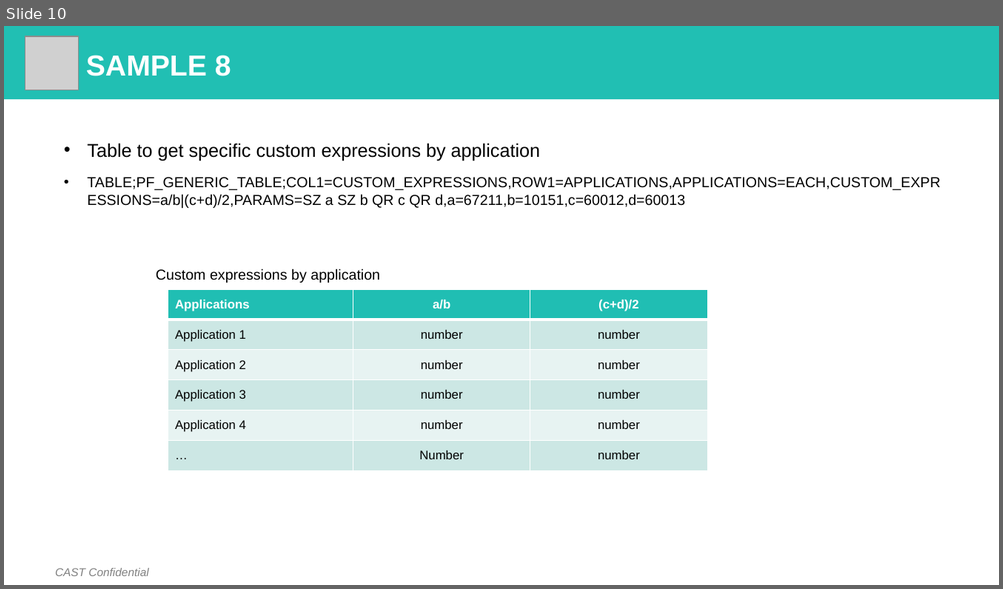
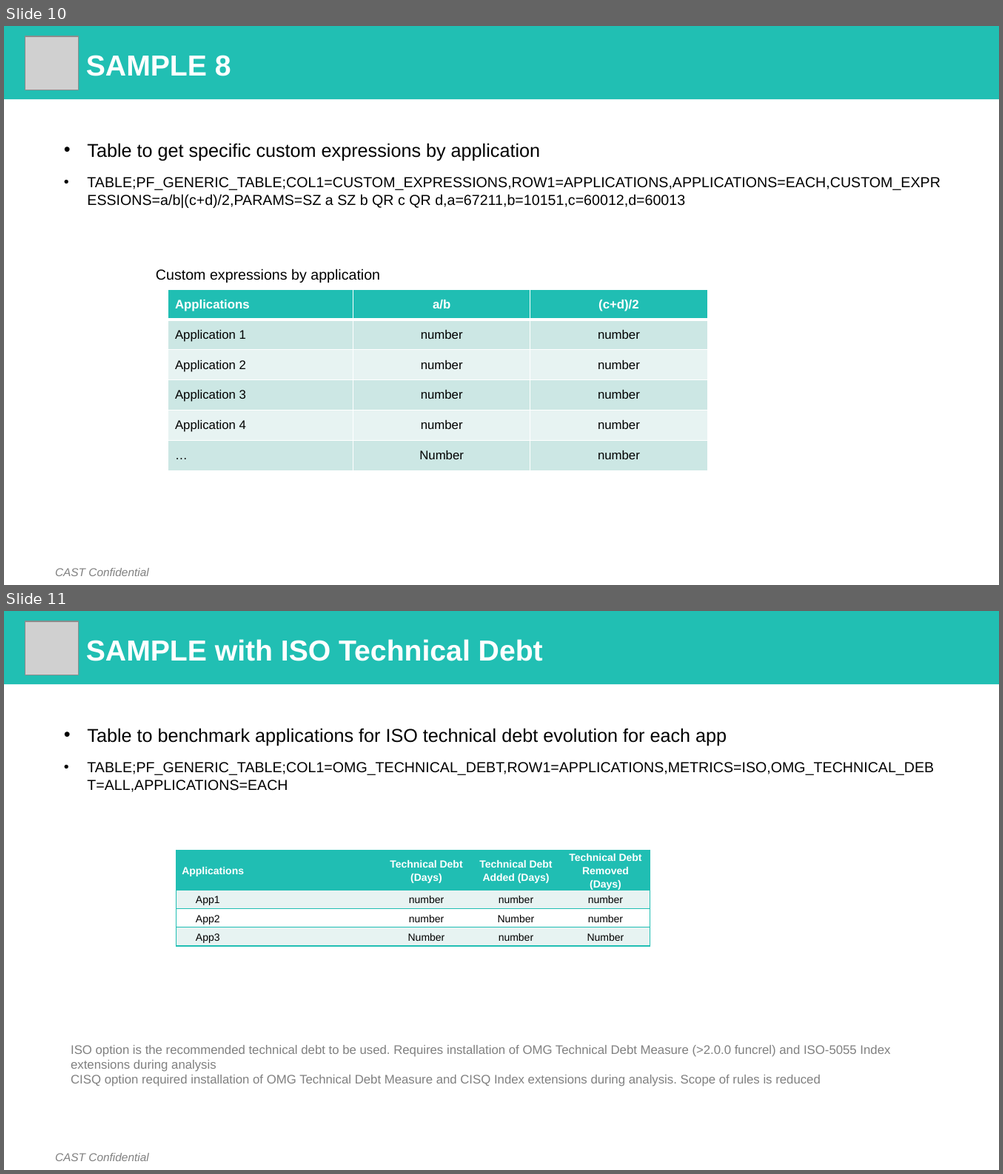
Before and after one commit to CAST-projects/CAST-ReportGenerator, a slide deck: CastReporting.Reporting.Core/Templates/Portfolio/Portfolio component library/Portfolio Generic Table Definition.pptx. Shown one above the other, each under a label of ours: slide 10 before the commit, slides 10 and 11 after it. The pictures are 1003x589 and 1003x1174 pixels, drawn with LibreOffice and Linux fonts; fonts in the diff are those of the drawing; grey boxes stand for pictures; background and template pictures are left out. Boxes give left, top, right and bottom in pixels: in the first picture for what was removed or moved away, otherwise in the second. Text is boxed around its words. In the diff, an @@ line names an element or a change of style, - is before the commit and + after.

Commit message:
REPORTGEN-1080: Update portfolio generic templates

```diff
--- a/CastReporting.Reporting.Core/Templates/Portfolio/Portfolio component library/Portfolio Generic Table Definition.pptx
+++ b/CastReporting.Reporting.Core/Templates/Portfolio/Portfolio component library/Portfolio Generic Table Definition.pptx
@@ slide 11 added at bbox=[4, 611, 999, 1170], background #FFFFFF; not listed: 2 template elements that a slide beside it also shows @@
@@ picture added at bbox=[25, 621, 79, 675] @@
@@ title added at bbox=[86, 639, 543, 661], 28 pt, text #FFFFFF, bold @@
+SAMPLE with ISO Technical Debt
@@ text added at bbox=[87, 728, 933, 792], 14 pt, text #000000 @@
+• Table to benchmark applications for ISO technical debt evolution for each app
+• TABLE;PF_GENERIC_TABLE;COL1=OMG_TECHNICAL_DEBT,ROW1=APPLICATIONS,METRICS=ISO,OMG_TECHNICAL_DEBT=ALL,APPLICATIONS=EACH
@@ table added at bbox=[176, 851, 650, 948], 4 rows, 4 columns @@
+Applications | Technical Debt (Days) | Technical Debt Added (Days) | Technical Debt Removed (Days)
+App1 | number | number | number
+App2 | number | Number | number
+App3 | Number | number | Number
@@ text added at bbox=[71, 1045, 890, 1087], 12 pt, text #808080 @@
+ISO option is the recommended technical debt to be used. Requires installation of OMG Technical Debt Measure (>2.0.0 funcrel) and ISO-5055 Index extensions during analysis
+CISQ option required installation of OMG Technical Debt Measure and CISQ Index extensions during analysis. Scope of rules is reduced
```
Also in this commit, not shown: 2 slides changed, 11 other files.
